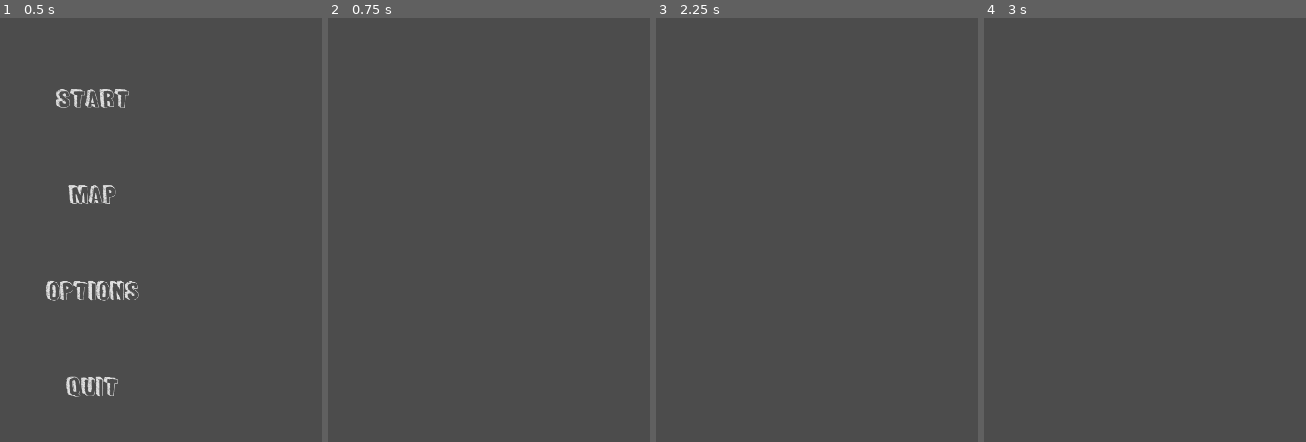
Above: before the commit, frames 1-4 (left to right).
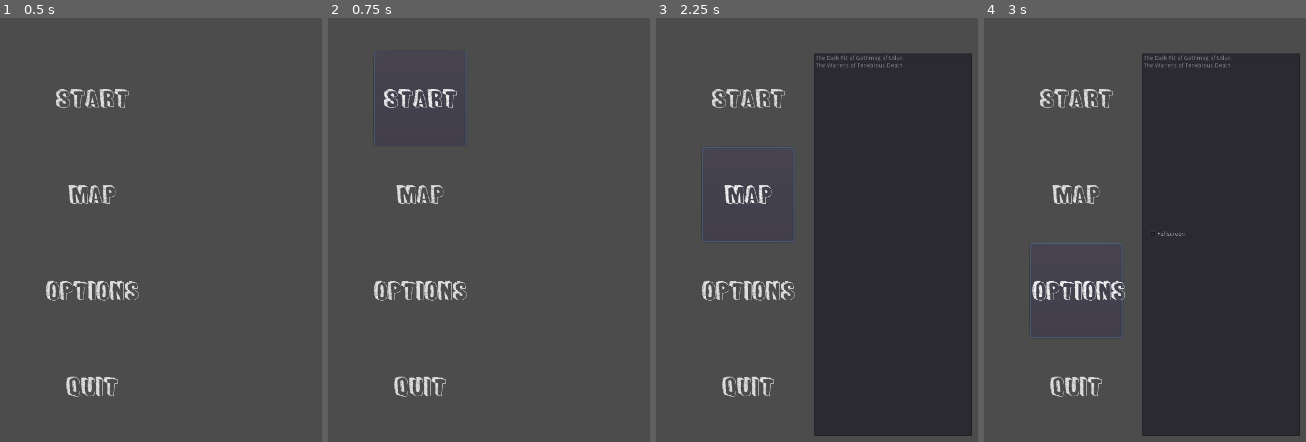
Above: after the commit, the same moments.

Repository: Lexxn0x3/Dungeons_and_Dragons
Game: Godot game, scene res://Main.tscn
Two runs of this game, one before a commit and one after it. Both use one fixed random seed, a clock stepped at 60 frames per second and the inputs below. The engine's default icon, where the game draws it, is replaced by a stand-in: a white triangle on a blue panel in a dark square.
Inputs (mouse positions are in pixels of both pictures, inside the frame that each line leads up to):
- Up to frame 1 (0.5 s): no input
- Up to frame 2 (0.75 s): click "Start" at 0.5 s
- Up to frame 3 (2.25 s): click (749, 98) at 1.25 s, where only the run after the commit has a clickable "Start"; click (749, 196) at 2 s, where only the run after the commit has a clickable "Map"
- Up to frame 4 (3 s): click (1077, 289) at 2.75 s, where only the run after the commit has a clickable "Options"

Frame 1 is identical in both runs. In frame 2, 1.9% of the frame differs, in the area x 14-44%, y 8-90%; in frame 3, 46%, in the area x 14-99%, y 8-99%; in frame 4, 46%.

Commit message:
0.0.4.2

Diff:
--- /dev/null
+++ b/Game GoDot/EscMenu.gd
@@ -0,0 +1,20 @@
+extends Node2D
+
+
+# Declare member variables here. Examples:
+# var a = 2
+# var b = "text"
+
+
+# Called when the node enters the scene tree for the first time.
+func _ready():
+	pass # Replace with function body.
+
+
+# Called every frame. 'delta' is the elapsed time since the previous frame.
+#func _process(delta):
+#	pass
+
+
+func _quit_Button_pressed():
+	get_tree().quit()
--- /dev/null
+++ b/Game GoDot/EscMenu.tscn
@@ -0,0 +1,17 @@
+[gd_scene load_steps=2 format=2]
+
+[ext_resource path="res://EscMenu.gd" type="Script" id=1]
+
+[node name="Node2D" type="Node2D"]
+script = ExtResource( 1 )
+
+[node name="Button" type="Button" parent="."]
+margin_left = 30.9846
+margin_top = 17.364
+margin_right = 237.985
+margin_bottom = 104.364
+text = "Quit"
+__meta__ = {
+"_edit_use_anchors_": false
+}
+[connection signal="pressed" from="Button" to="." method="_quit_Button_pressed"]
--- a/Game GoDot/Main.gd
+++ b/Game GoDot/Main.gd
@@ -4,19 +4,30 @@
 var playerScene = load("res://Player/Player.tscn")
 var player = playerScene.instance()
 
+#Esc Menu
+var EscMenu
+var menu
+
+var playing = false
+
 signal switchMenu
 
 # Called when the node enters the scene tree for the first time.
 func _ready():
-	pass
+	EscMenu = load("res://EscMenu.tscn")
 
 func _process(delta):
 	pass
 
 func _input(ev):
-	if Input.is_action_pressed("ui_cancel"):
-		emit_signal("switchMenu")
-		print("switch")
+	if Input.is_action_pressed("ui_cancel") && playing == false:
+		menu = EscMenu.instance()
+		add_child(menu)
+		playing = false
+		print("add")
+	if Input.is_action_pressed("ui_cancel") && playing == true:
+		remove_child(menu)
+		print("remove")
 
 func _on_MainMenu_hitPlay():
 	var item = $MainMenu.get_selected_map()
@@ -28,3 +39,5 @@
 		map = mapScene.instance()
 		add_child(map)
 		add_child(player)
+		$MainMenu.switch_Menu_visibility()
+		playing = true
--- a/Game GoDot/MainMenu/MainMenu.gd
+++ b/Game GoDot/MainMenu/MainMenu.gd
@@ -27,8 +27,8 @@
 		$MarginContainer/HBoxContainer/VBoxContainer/Quit.show()
 		print("show")
 
+#untile here all Menu button funktions of the MainMenu
 func _on_Start_pressed():
-	switch_Menu_visibility()
 	emit_signal("hitPlay")
 
 
